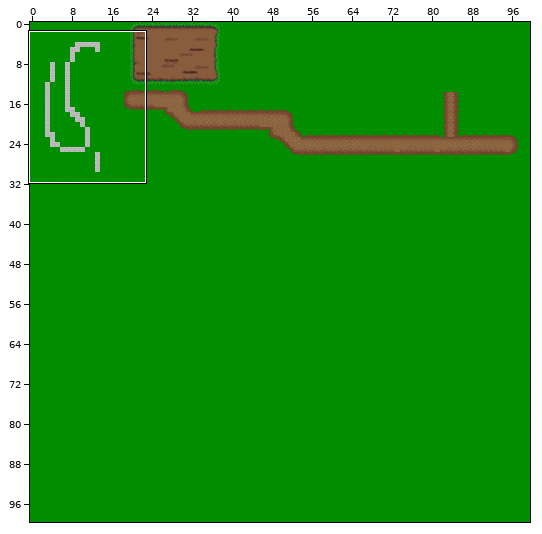
Tiled map (JSON), stored at public/assets/maps/firstMap.json. The first picture is a wide view before the edit; the outline marks the close-up.
Close-up. The starting point:
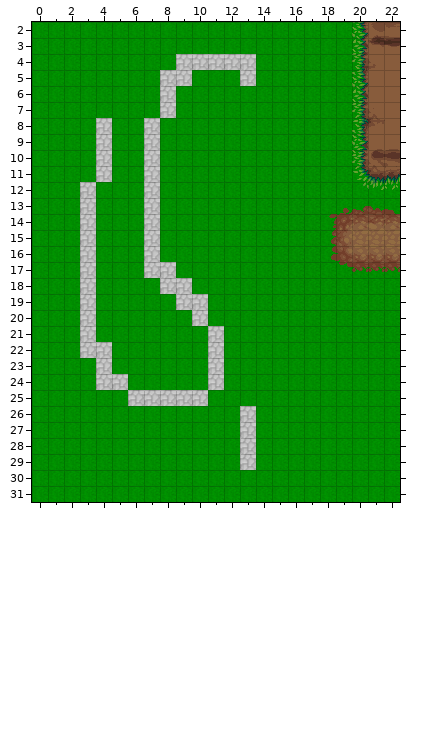
Cells are 16x16 px. Shown: x 0..22, y 2..31.
After the commit:
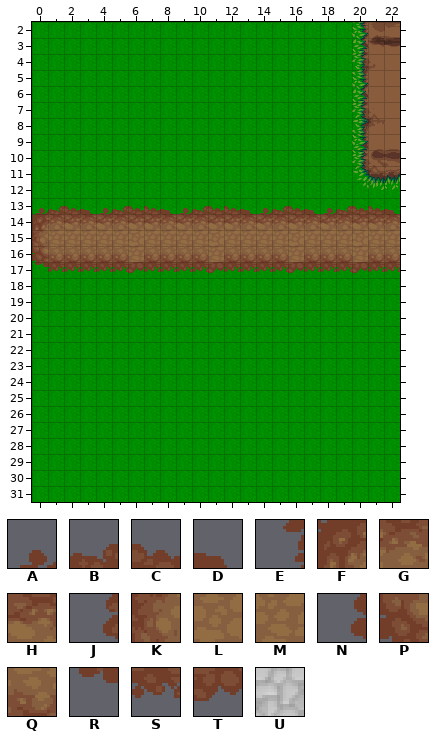
Key: from "tileset16": A 326, B 327, C 328, D 329, E 389, F 390, G 391, H 392, J 453, K 454, L 455, M 519, N 581, P 582, Q 583, R 646, S 647, T 648, U 3845.
_ is an empty cell.
Edits made:
Layer "Ground2":
Tile A now appears in row 13 at x 0, 4, 9, 14 and 18.
The author changed tile A to tile B in row 13 at x 19.
Tile B now appears in row 13 at x 1, 5, 10 and 15.
The author changed tile B to tile C in row 13 at x 20.
The author changed tile U to tile C in row 13 at x 7.
Tile C now appears in row 13 at x 2, 6, 11 to 12 and 16.
The author changed tile U to tile D in row 13 at x 3.
Tile D now appears in row 13 at x 8, 13 and 17.
Tile F now appears in row 14 at x 0.
The author changed tile F to tile G in row 14 at x 19.
The author changed tile U to tile G in row 14 at x 3.
Tile G now appears in row 14 at x 1, 5, 8, 10, 13, 15 and 17.
The author changed tile E to tile H in row 14 at x 18.
The author changed tile G to tile H in row 14 at x 20.
The author changed tile U to tile H in row 14 at x 7.
Tile H now appears in row 14 at x 2, 4, 6, 9, 11 to 12, 14 and 16.
Tile K now appears in row 15 at x 0.
Tile L now appears in row 15 at x 6, 11 and 16.
The author changed tile J to tile M in row 15 at x 18.
The author changed tile K to tile M in row 15 at x 19.
The author changed tile Q to tile M in row 16 at x 20.
The author changed tile U to tile M in row 15 at x 3 and 7.
Tile M now appears in row 15 at x 1 to 2, 4 to 5, 8 to 10, 12 to 15 and 17; in row 16 at x 6, 11 and 16.
Tile P now appears in row 16 at x 0.
The author changed tile N to tile Q in row 16 at x 18.
The author changed tile P to tile Q in row 16 at x 19.
The author changed tile U to tile Q in row 16 at x 3 and 7.
Tile Q now appears in row 16 at x 1 to 2, 4 to 5, 8 to 10, 12 to 15 and 17.
Tile R now appears in row 17 at x 0.
The author changed tile R to tile S in row 17 at x 19.
The author changed tile U to tile S in row 17 at x 3 and 7 to 8.
Tile S now appears in row 17 at x 1 to 2, 4 to 5, 9 to 10, 12 to 15 and 17 to 18.
The author changed tile S to tile T in row 17 at x 20.
Tile T now appears in row 17 at x 6, 11 and 16.
Tile U is removed in row 4 at x 9 to 13; in row 5 at x 8 to 9 and 13; in rows 6 to 7 at x 8; in rows 8 to 11 at x 4 and 7; in row 12 at x 3 and 7; in row 18 at x 3 and 8 to 9.
Tile U is removed in row 19 at x 3 and 9 to 10; in row 20 at x 3 and 10; in row 21 at x 3 and 11; in row 22 at x 3 to 4 and 11; in row 23 at x 4 and 11; in row 24 at x 4 to 5 and 11.
Tile U is removed in row 25 at x 6 to 10; in rows 26 to 29 at x 13.
